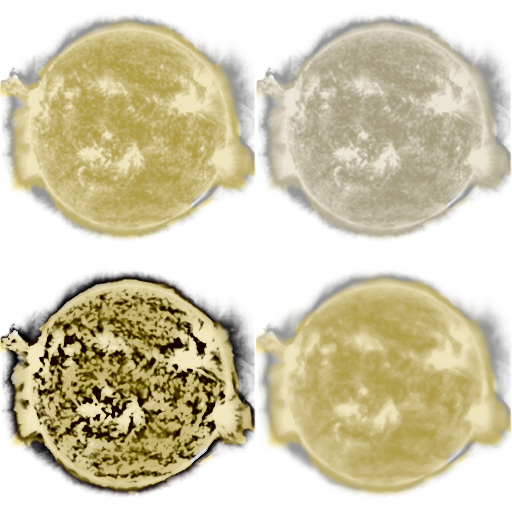
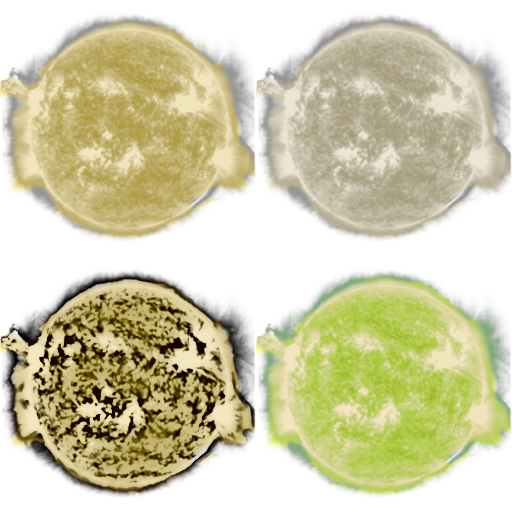
Layered file, before and after one edit (512x512). Changes by layer:
removed layer "Star1.png copy" over <box>256,270,512,499</box>
painted on "Background" over <box>256,270,512,499</box>
